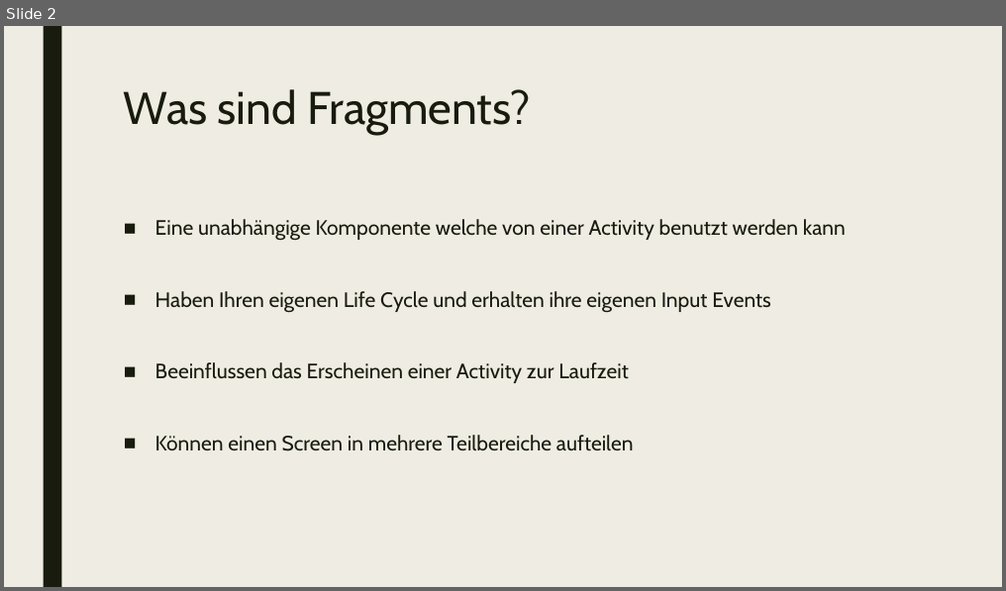
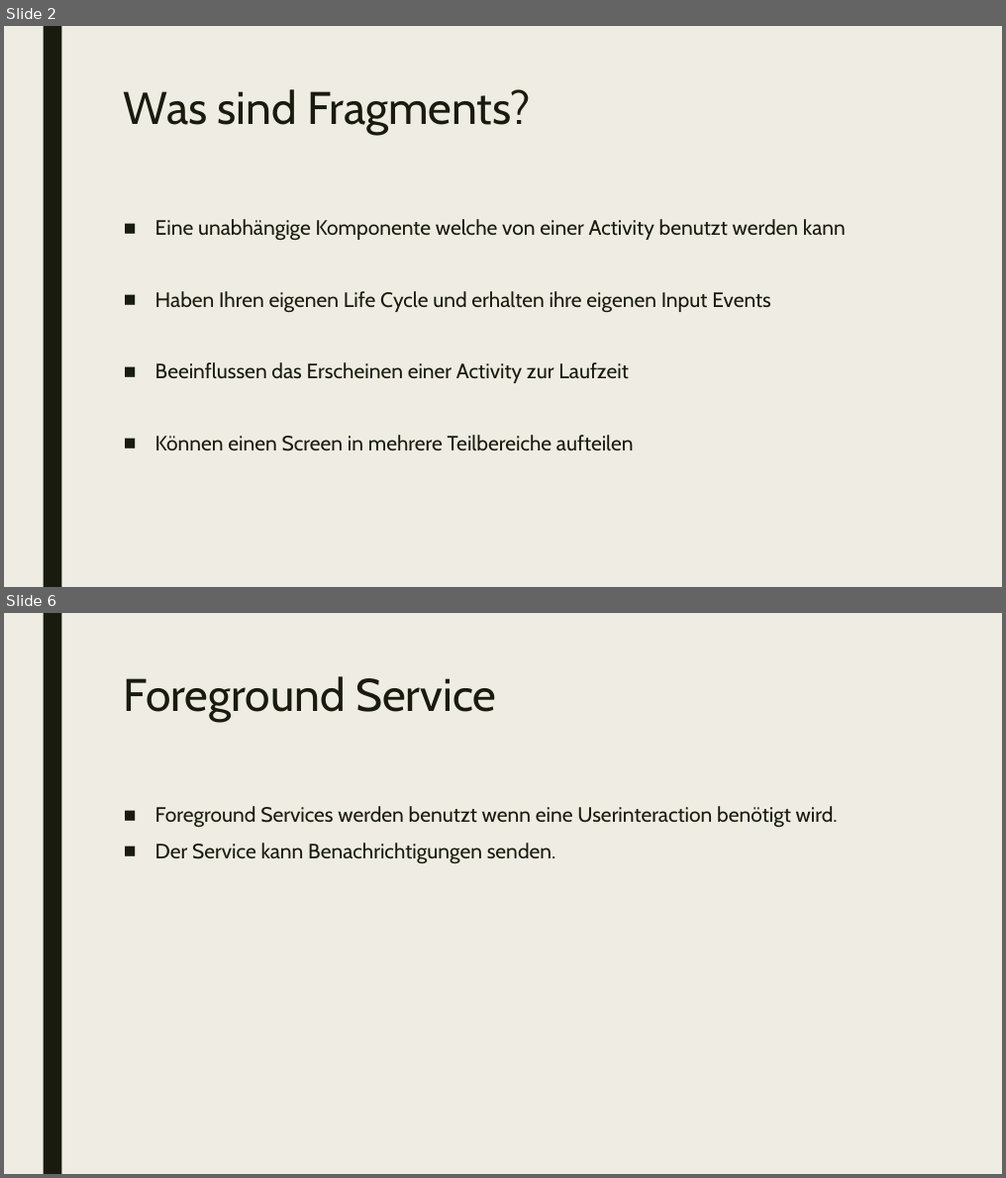
Before and after one commit to EricBuchinger/NVS_Referat, a slide deck: Fragments and Services.pptx. Shown one above the other, each under a label of ours: slide 2 before the commit, slides 2 and 6 after it; the slides between them are not shown. The pictures are 1006x591 and 1006x1178 pixels, drawn with LibreOffice and Linux fonts; fonts in the diff are those of the drawing. Boxes give left, top, right and bottom in pixels: in the first picture for what was removed or moved away, otherwise in the second. Text is boxed around its words. In the diff, an @@ line names an element or a change of style, - is before the commit and + after.

```diff
--- a/Fragments and Services.pptx
+++ b/Fragments and Services.pptx
@@ slide 6 added at <box>4,613,1002,1174</box>, background #EFEDE3; not listed: 1 template element that a slide beside it also shows @@
@@ title added at <box>124,676,496,722</box>, 44 pt, text #191B0E @@
+Foreground Service
@@ text added at <box>155,806,838,864</box>, 20 pt, text #191B0E @@
+■ Foreground Services werden benutzt wenn eine Userinteraction benötigt wird.
+■ Der Service kann Benachrichtigungen senden.
```
Also in this commit, not shown: 5 other slides added, 11 other files.
